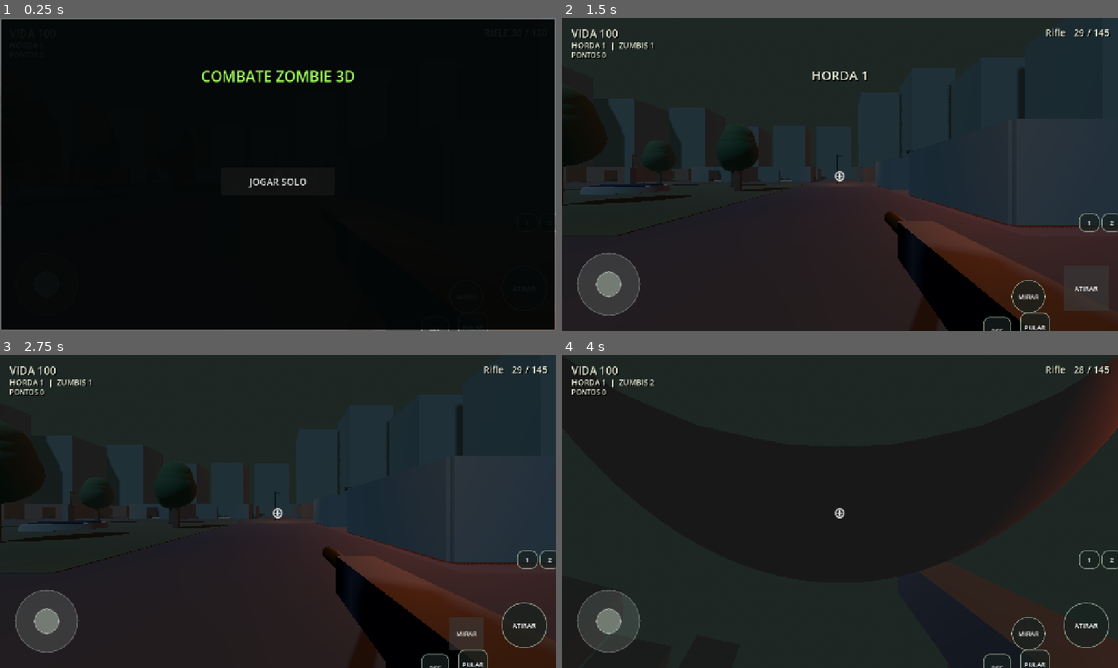
Above: before the commit, frames 1-4 (two rows, left to right).
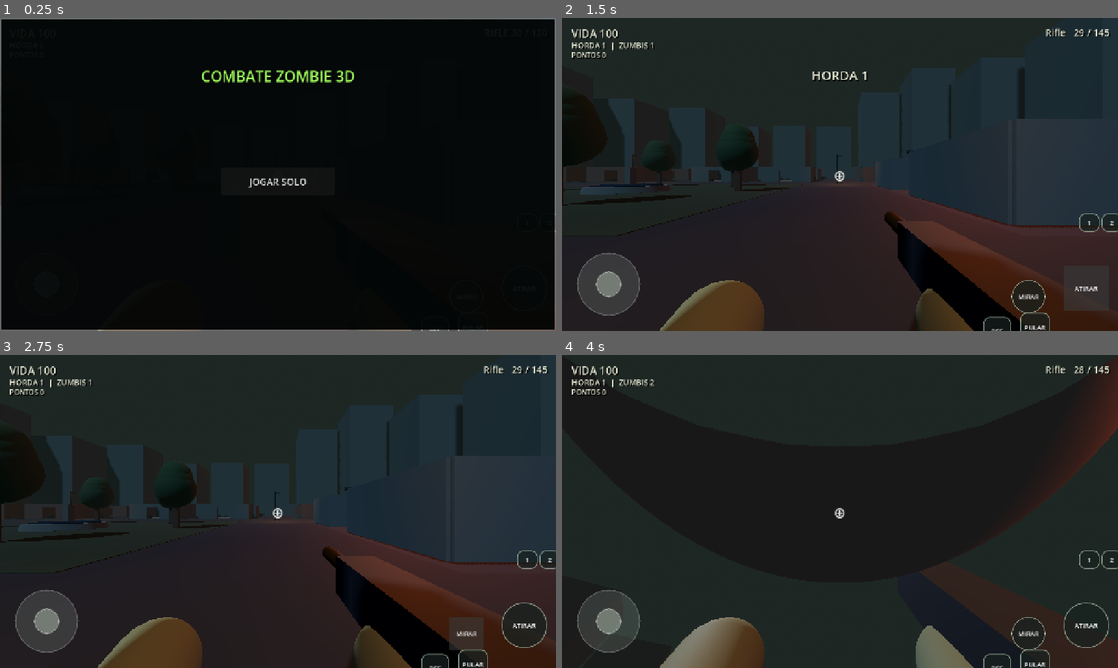
Above: after the commit, the same moments.

Repository: Pedra12/Me-Cobre-Ai
Game: Godot game, scene res://scenes/main.tscn
Two runs of this game, one before a commit and one after it. Both use one fixed random seed, a clock stepped at 60 frames per second and the inputs below.
Inputs (mouse positions are in pixels of both pictures, inside the frame that each line leads up to):
- Up to frame 1 (0.25 s): no input
- Up to frame 2 (1.5 s): click "JOGAR SOLO" at 0.5 s; click "ATIRAR" at 1.25 s
- Up to frame 3 (2.75 s): click "MIRAR" at 2 s
- Up to frame 4 (4 s): click "PULAR" at 2.75 s; tap Enter at 3.5 s; move the mouse to (867, 511) at 3.52 s; hold W (move_forward) from 3.53 s (still down); tap Shift (aim) at 3.6 s; click (867, 511) at 3.67 s; tap Space (jump) at 3.77 s

The runs differ from the first frame. In frame 1, 0.1% of the frame differs, in the area x 17-74%, y 99-100%; in frame 2, 2.9%; in frame 3, 2.9%; in frame 4, 3.1%, in the area x 17-74%, y 83-100%.

Commit message:
Adiciona braços de primeira pessoa e evita pontuação duplicada

Diff:
--- a/godot/scripts/player.gd
+++ b/godot/scripts/player.gd
@@ -1,6 +1,4 @@
 extends CharacterBody3D
-
-signal zombie_killed(points: int)
 
 const WEAPONS := [
 	{"name":"Pistola", "damage":25.0, "range":40.0, "rate":0.30, "mag":12, "reserve":60, "reload":1.5, "pellets":1},
@@ -100,6 +98,19 @@
 	grip.position = Vector3(0, -0.15, 0.12)
 	grip.material_override = _material(Color(0.16, 0.12, 0.08))
 	gun_root.add_child(grip)
+	# Braços em primeira pessoa, como no original, presos à câmera para não perder a arma ao olhar.
+	var arm_mat := _material(Color(0.30, 0.34, 0.25))
+	for side in [-1.0, 1.0]:
+		var arm := MeshInstance3D.new()
+		var arm_mesh := CapsuleMesh.new()
+		arm_mesh.radius = 0.095
+		arm_mesh.height = 0.62
+		arm.mesh = arm_mesh
+		arm.rotation.x = PI / 2.0
+		arm.rotation.z = side * 0.22
+		arm.position = Vector3(side * 0.22, -0.34, -0.24)
+		arm.material_override = arm_mat
+		camera.add_child(arm)
 	muzzle_flash = OmniLight3D.new()
 	muzzle_flash.light_color = Color(1.0, 0.52, 0.12)
 	muzzle_flash.light_energy = 0.0
@@ -244,5 +255,3 @@
 			if collider.has_method("take_damage"):
 				var dealt := float(data.damage)
 				collider.take_damage(dealt)
-				if collider.current_health <= 0.0:
-					zombie_killed.emit(100)
